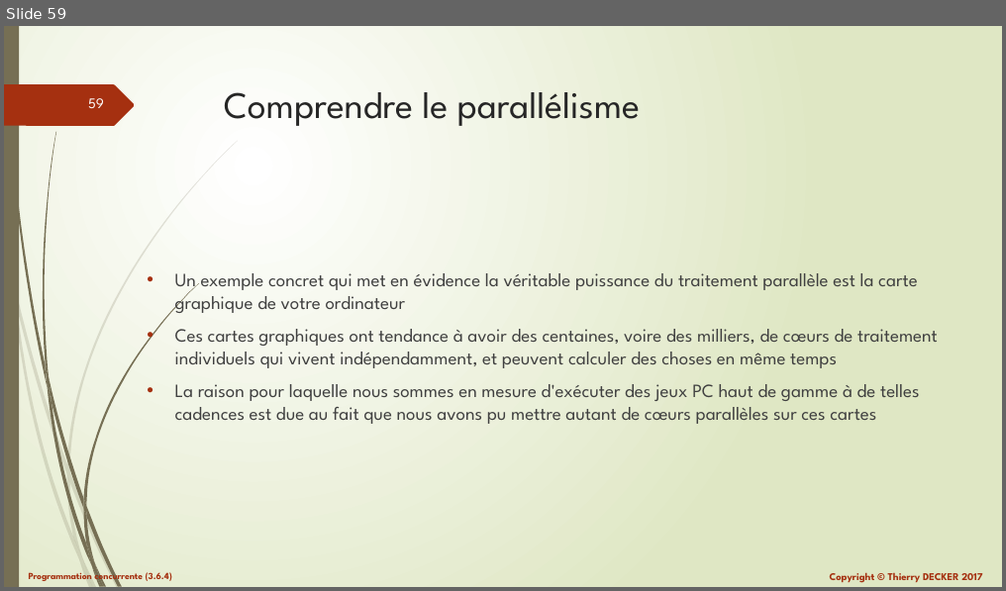
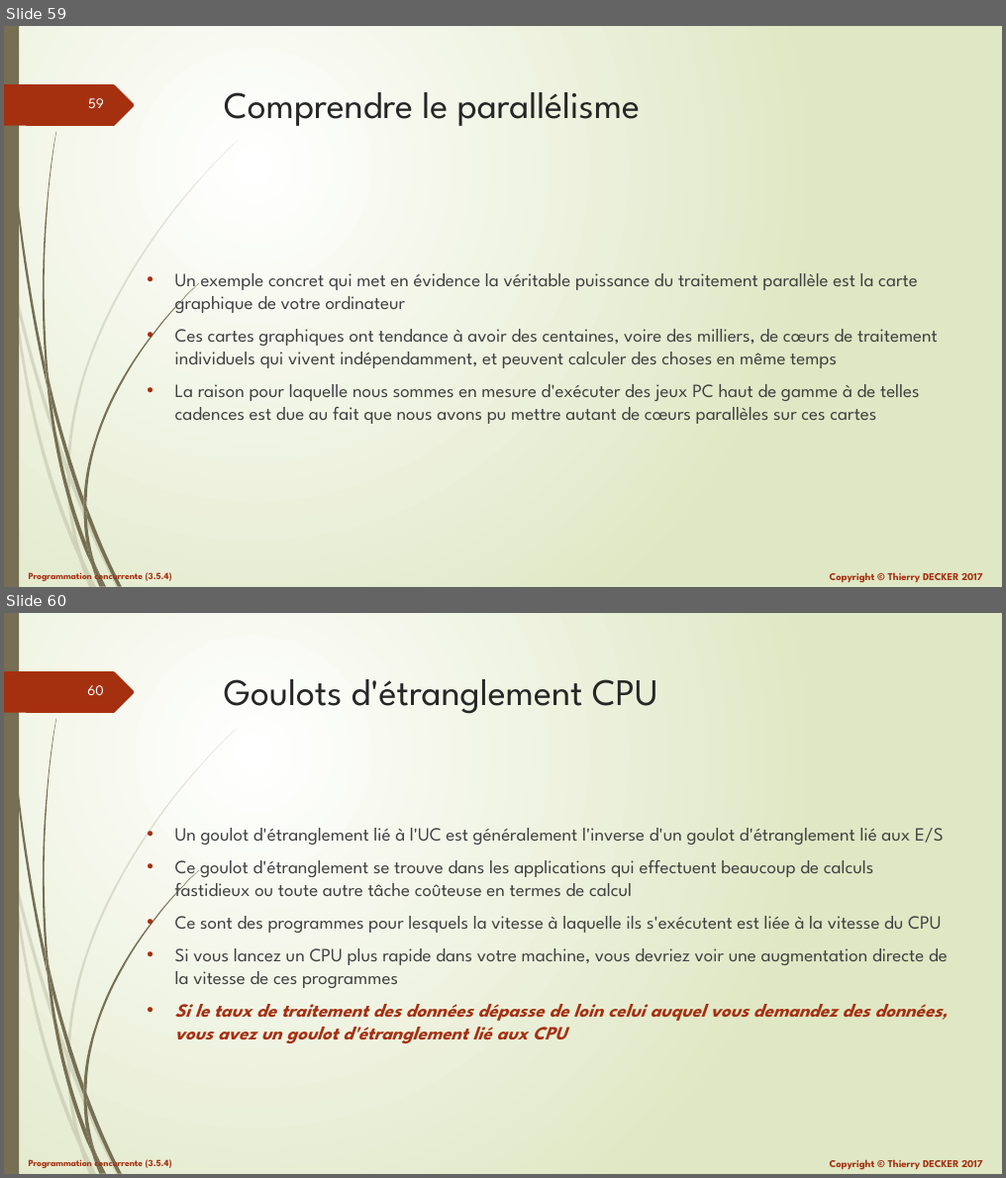
Before and after one commit to VikmanTheRacoon/learning-python, a slide deck: documentations/python-103.pptx. Shown one above the other, each under a label of ours: slide 59 before the commit, slides 59 and 60 after it. The pictures are 1006x591 and 1006x1178 pixels, drawn with LibreOffice and Linux fonts; fonts in the diff are those of the drawing. Boxes give left, top, right and bottom in pixels: in the first picture for what was removed or moved away, otherwise in the second. Text is boxed around its words. In the diff, an @@ line names an element or a change of style, - is before the commit and + after.

```diff
--- a/documentations/python-103.pptx
+++ b/documentations/python-103.pptx
@@ slide 60 added at (4,613,1002,1174), background gradient #FFFFFF to #DFE8C4; not listed: 27 template elements that a slide beside it also shows @@
@@ title added at (224,679,658,714), 36 pt, text #262626 @@
+Goulots d'étranglement CPU
@@ text added at (175,828,947,1044), 18 pt, text #404040 @@
+• Un goulot d'étranglement lié à l'UC est généralement l'inverse d'un goulot d'étranglement lié aux E/S
+• Ce goulot d'étranglement se trouve dans les applications qui effectuent beaucoup de calculs fastidieux ou toute autre tâche coûteuse en termes de calcul
+• Ce sont des programmes pour lesquels la vitesse à laquelle ils s'exécutent est liée à la vitesse du CPU
+• Si vous lancez un CPU plus rapide dans votre machine, vous devriez voir une augmentation directe de la vitesse de ces programmes
+• Si le taux de traitement des données dépasse de loin celui auquel vous demandez des données, vous avez un goulot d'étranglement lié aux CPU
```
Also in this commit, not shown: 60 other slides changed, 10 other slides added, 1 other file.
